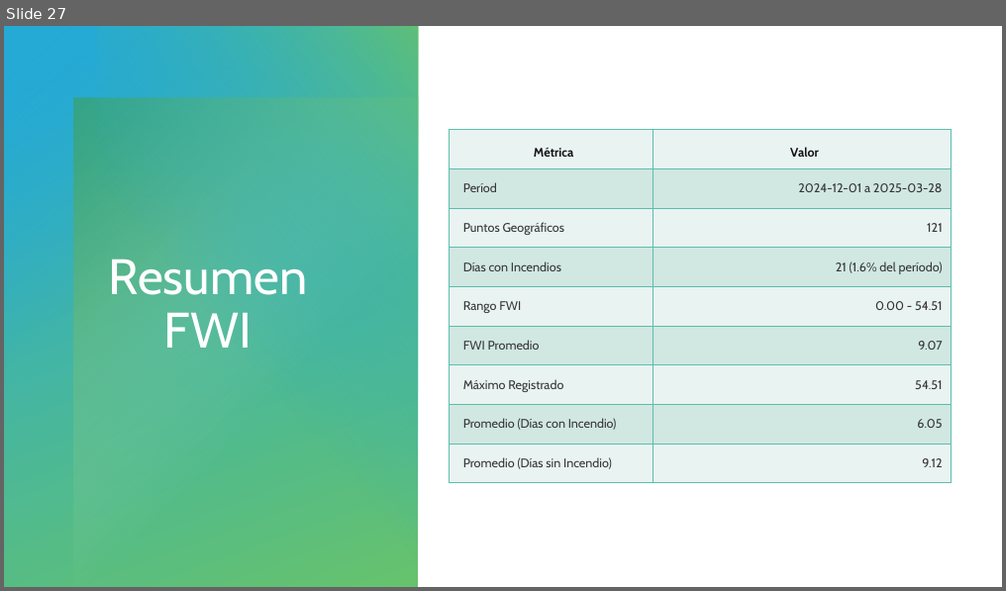
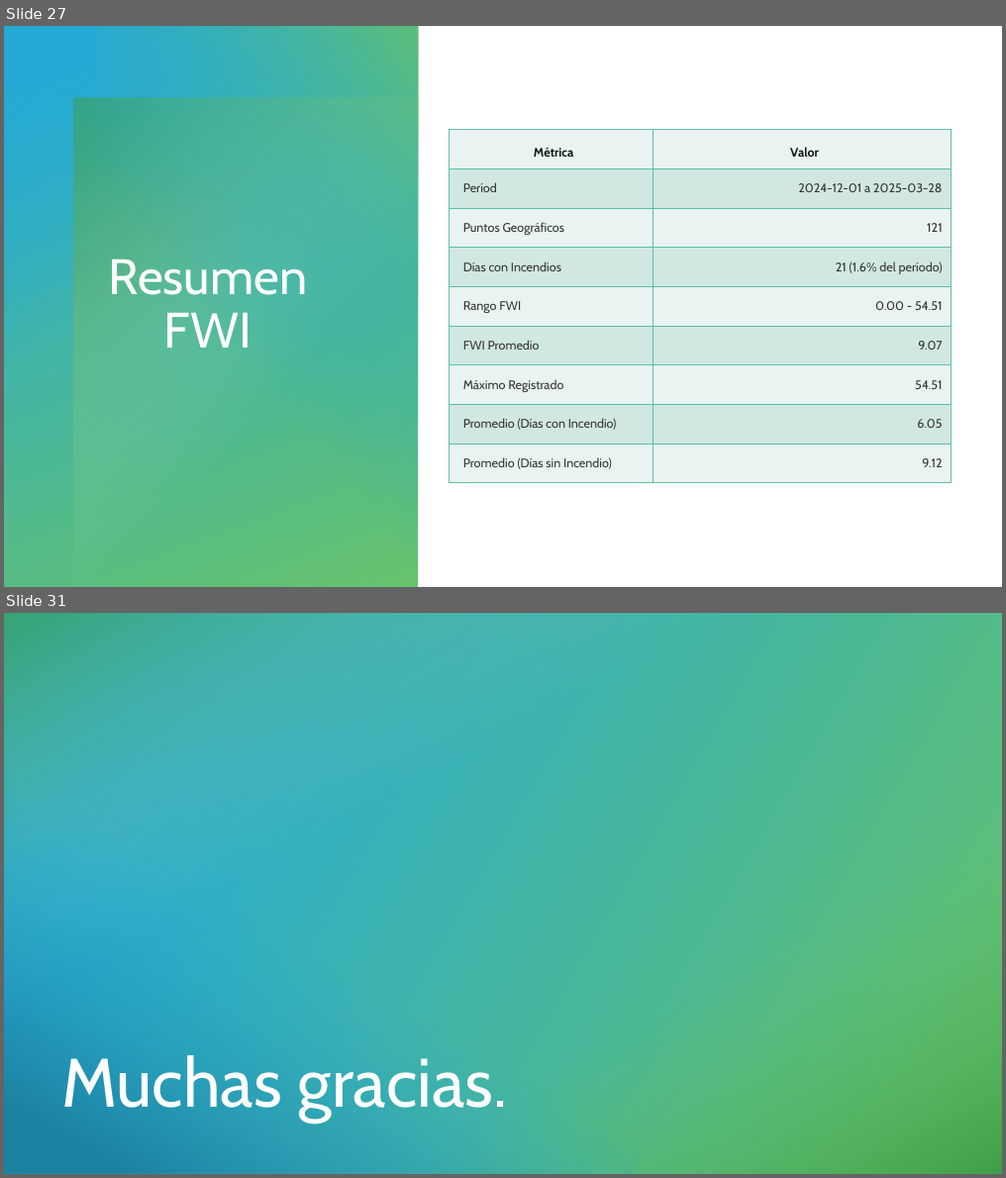
Before and after one commit to HunterCitto/199---Seminario-Final, a slide deck: docs/Entregas/Presentación/Incendios forestales de la Patagonia Andina.pptx. Shown one above the other, each under a label of ours: slide 27 before the commit, slides 27 and 31 after it; the slides between them are not shown. The pictures are 1006x591 and 1006x1178 pixels, drawn with LibreOffice and Linux fonts; fonts in the diff are those of the drawing. Boxes give left, top, right and bottom in pixels: in the first picture for what was removed or moved away, otherwise in the second. Text is boxed around its words. In the diff, an @@ line names an element or a change of style, - is before the commit and + after.

```diff
--- a/docs/Entregas/Presentación/Incendios forestales de la Patagonia Andina.pptx
+++ b/docs/Entregas/Presentación/Incendios forestales de la Patagonia Andina.pptx
@@ slide 31 added at (4,613,1002,1174), background #FFFFFF @@
@@ rectangle added at (4,613,1002,1174), fill #F5FAFD @@
@@ rectangle added at (4,613,1002,1174), fill gradient #25AAD5 to #66C26C @@
@@ rectangle added at (4,613,804,1061), fill gradient #3F9F46 to #A3DAA7 @@
@@ rectangle added at (4,743,637,1174), fill gradient #1C80A0 to #25AAD5 @@
@@ rectangle added at (88,856,1002,1174), fill gradient #3F9F46 to #66C26C @@
@@ title added at (61,1056,508,1123), 66 pt, text #FFFFFF @@
+Muchas gracias.
```
Also in this commit, not shown: 3 other slides added, 6 other files.
